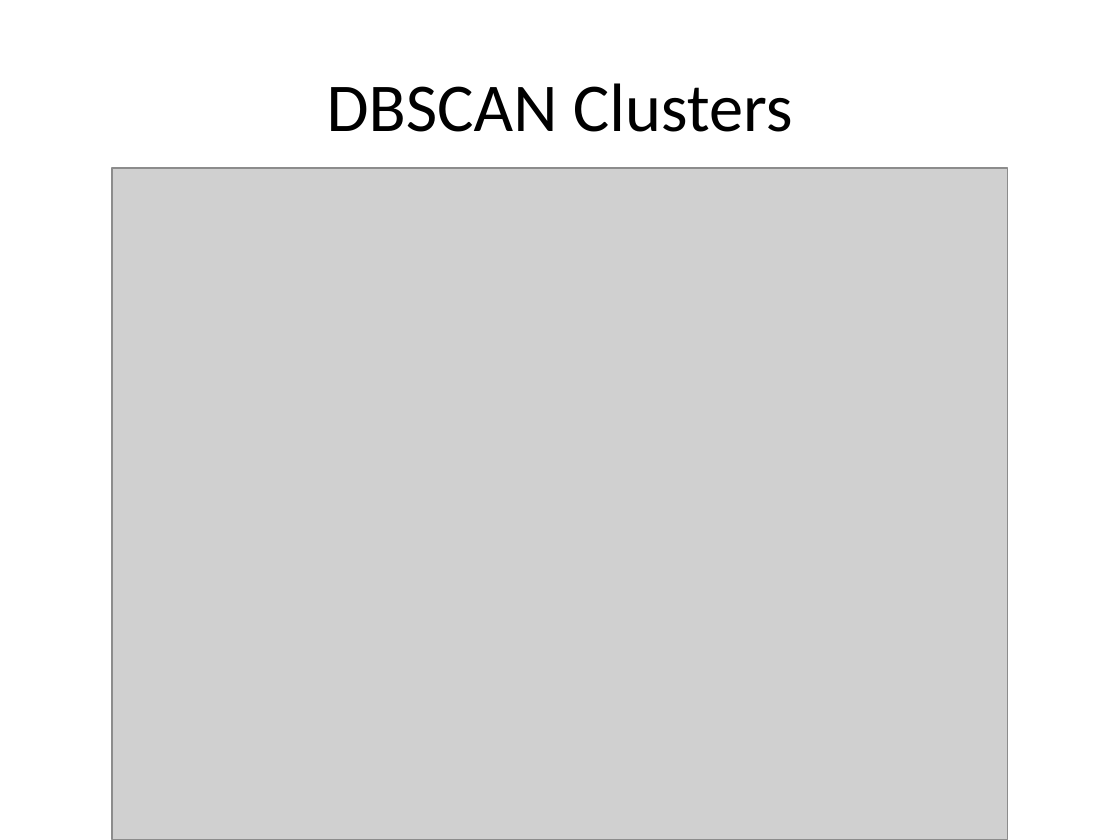
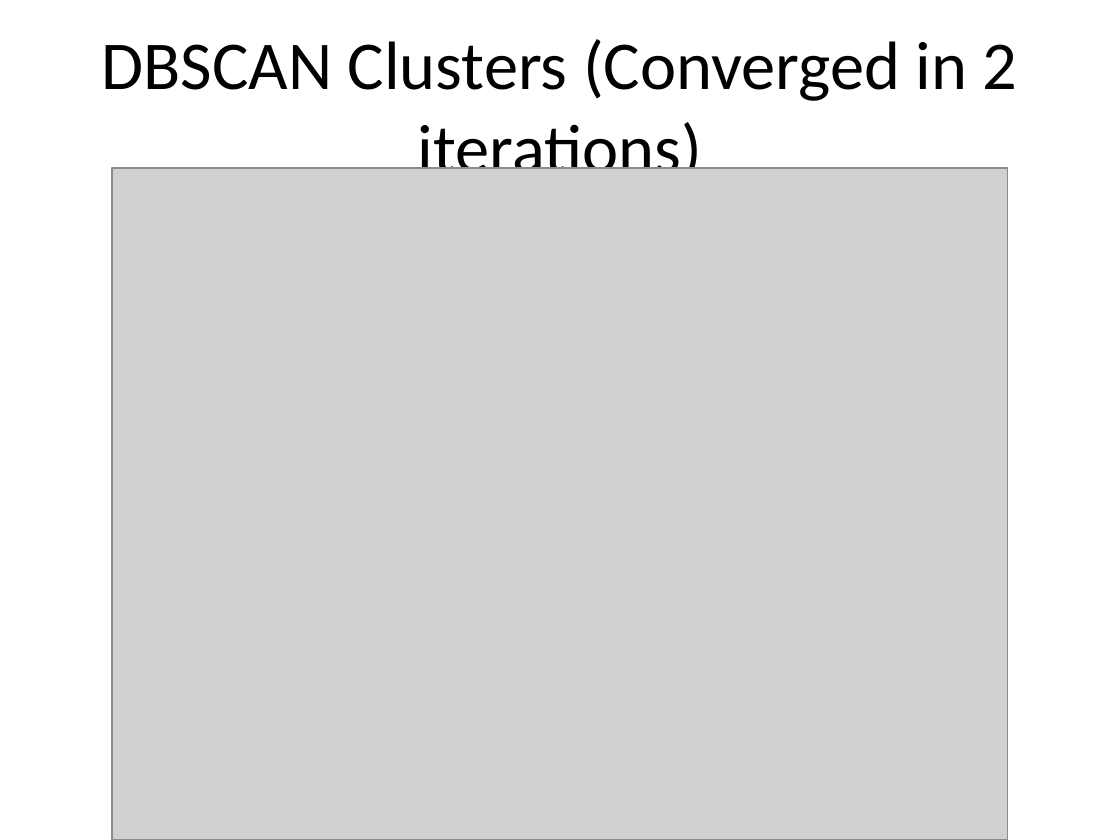
Before and after one commit to DenizIsikli/62533-62T22Appliedmachinelearningandbigdata, a slide deck: slide 4 of Project/Results/VisualizationAndEvaluation/Cluster_Evaluation_Presentation.pptx. Drawn at 1120x840 pixels with LibreOffice and Linux fonts; fonts in the diff are those of the drawing; grey boxes stand for pictures. Boxes give left, top, right and bottom in pixels: in the first picture for what was removed or moved away, otherwise in the second. Text is boxed around its words. In the diff, an @@ line names an element or a change of style, - is before the commit and + after.

Commit message:
Implemented iterations

```diff
--- a/Project/Results/VisualizationAndEvaluation/Cluster_Evaluation_Presentation.pptx
+++ b/Project/Results/VisualizationAndEvaluation/Cluster_Evaluation_Presentation.pptx
@@ title at box(101, 39, 1018, 188): text changed @@
-DBSCAN Clusters
+DBSCAN Clusters (Converged in 2 iterations)
```
Also in this commit, not shown: 1 other slide changed, 11 other files.
